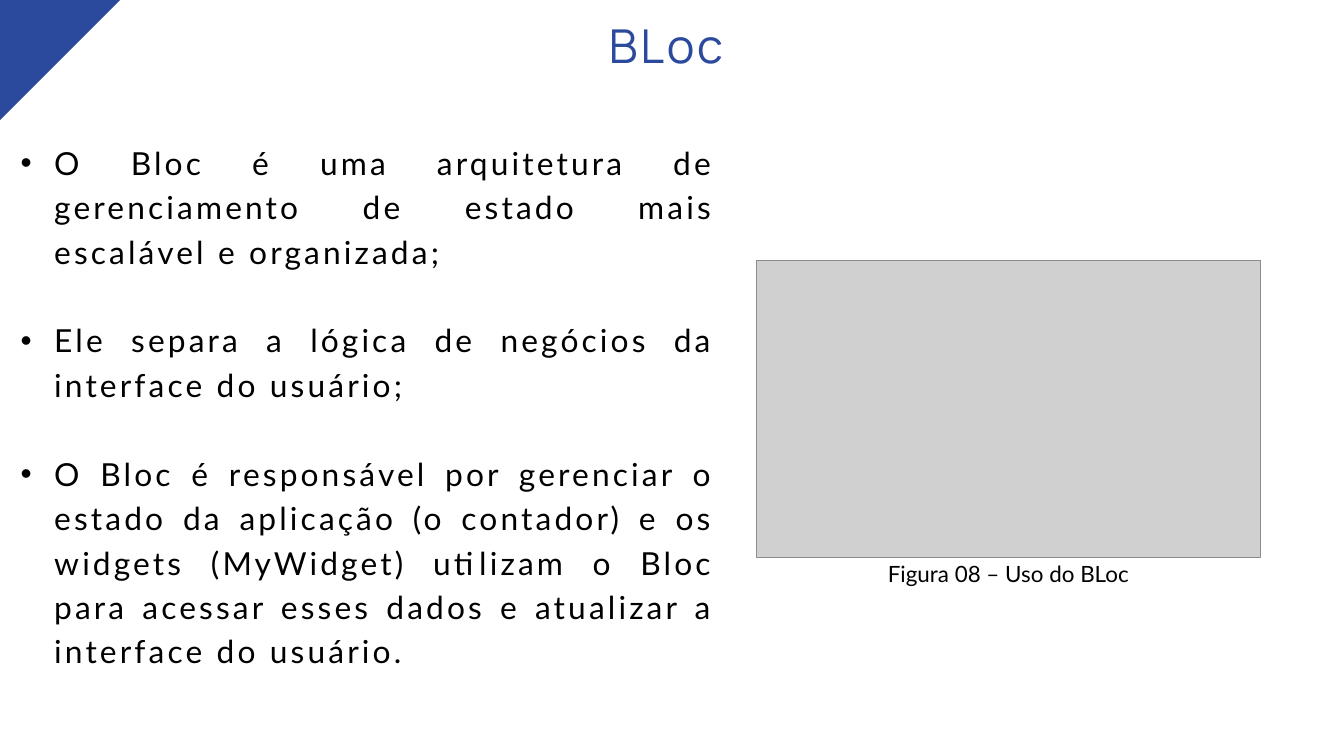
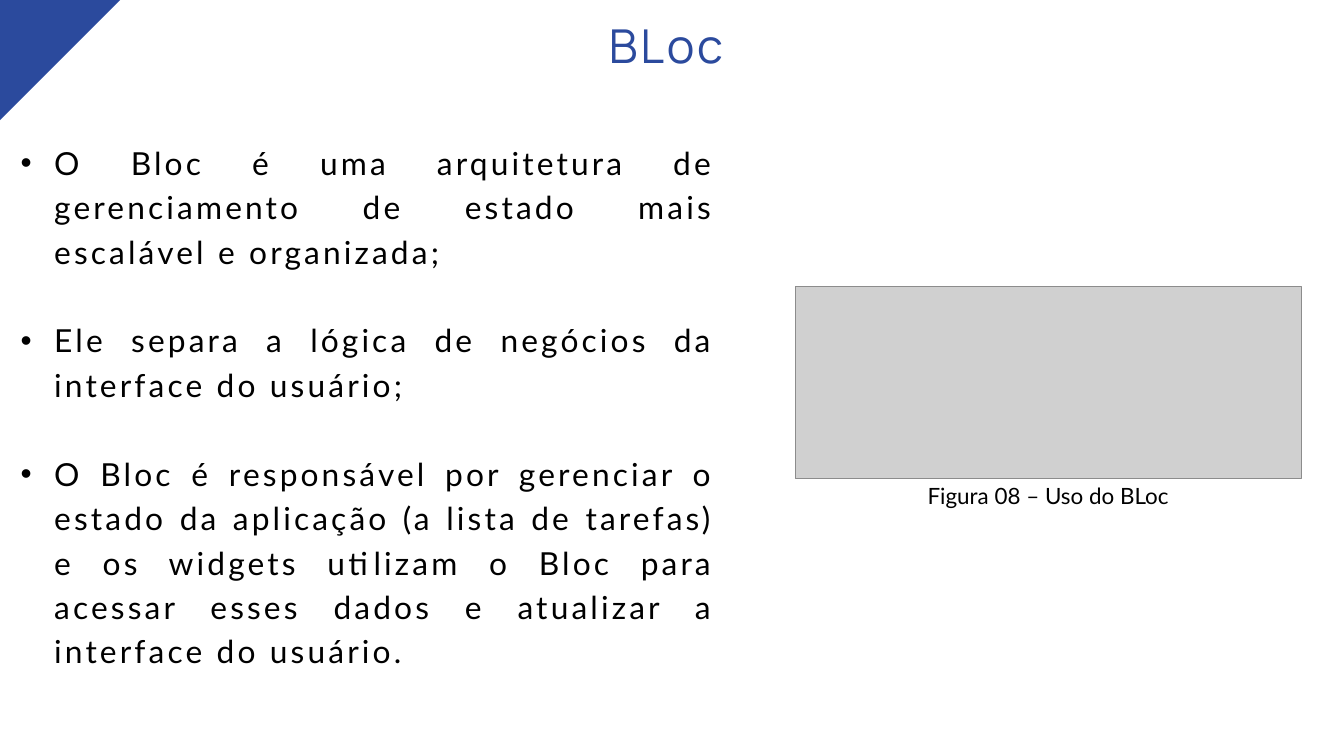
Before and after one commit to TalyssonDEV/Semac-11, a slide deck: slide 16 of Aula11-Manipulação de Estados/Aula11-Manipulação de Estados.pptx. Drawn at 1344x756 pixels with LibreOffice and Linux fonts; fonts in the diff are those of the drawing; grey boxes stand for pictures. Boxes give left, top, right and bottom in pixels: in the first picture for what was removed or moved away, otherwise in the second. Text is boxed around its words. In the diff, an @@ line names an element or a change of style, - is before the commit and + after.

```diff
--- a/Aula11-Manipulação de Estados/Aula11-Manipulação de Estados.pptx
+++ b/Aula11-Manipulação de Estados/Aula11-Manipulação de Estados.pptx
@@ picture: place and size @@
-picture at (756, 260, 1261, 557)
+picture at (795, 287, 1301, 479)
@@ text at (54, 462, 711, 664): text changed @@
-• O Bloc é responsável por gerenciar o estado da aplicação (o contador) e os widgets (MyWidget) utilizam o Bloc para acessar esses dados e atualizar a interface do usuário.
+• O Bloc é responsável por gerenciar o estado da aplicação (a lista de tarefas) e os widgets utilizam o Bloc para acessar esses dados e atualizar a interface do usuário.
@@ text "Figura 08 – Uso do ...": place and size @@
-text "Figura 08 – Uso do ..." at (888, 565, 1129, 586)
+text "Figura 08 – Uso do ..." at (928, 487, 1169, 508)
```
Also in this commit, not shown: 8 other slides changed, 6 other files.
